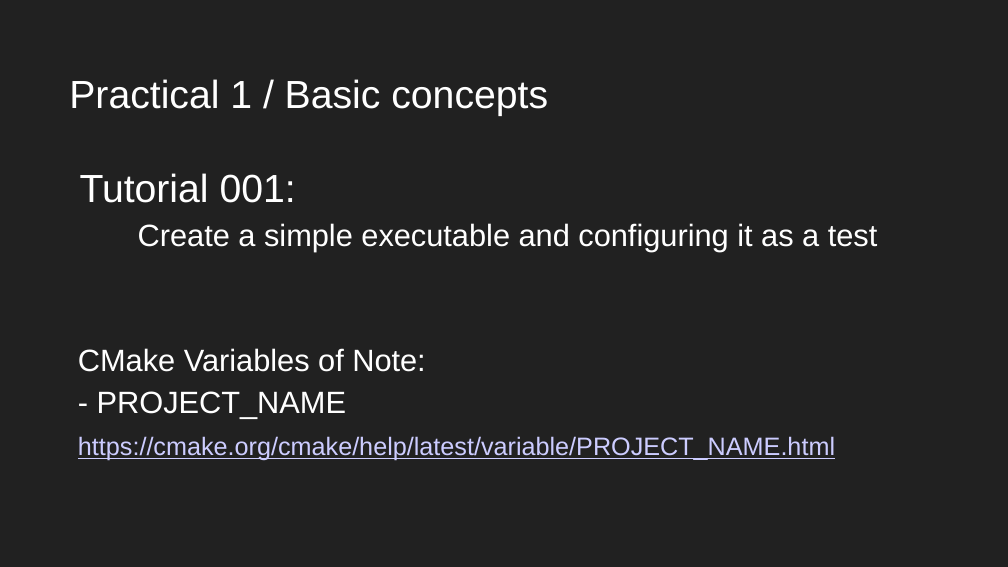
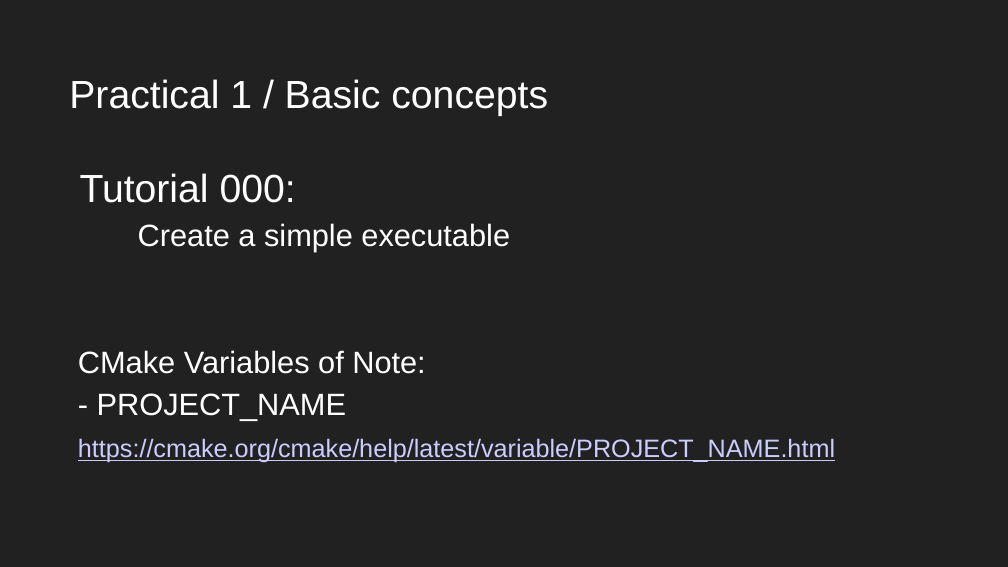
Before and after one commit to 0xz/cmake_survival, a slide deck: slide 16 of PHENICS_i2i_cmake_survival_2026.ppt (slide 17 before the commit). Drawn at 1008x567 pixels with LibreOffice and Linux fonts; fonts in the diff are those of the drawing. Boxes give left, top, right and bottom in pixels: in the first picture for what was removed or moved away, otherwise in the second. Text is boxed around its words. In the diff, an @@ line names an element or a change of style, - is before the commit and + after.

```diff
--- a/PHENICS_i2i_cmake_survival_2026.ppt
+++ b/PHENICS_i2i_cmake_survival_2026.ppt
@@ text at [69,79,548,252]: text changed; size 22 to 28 pt @@
-Practical 1 / Basic concepts
-Tutorial 001:
-Create a simple executable and configuring it as a test
+Practical 1 / Basic concepts
+Tutorial 000:
+Create a simple executable
```
Also in this commit, not shown: 5 other slides changed, 1 slide added, 21 other files.
